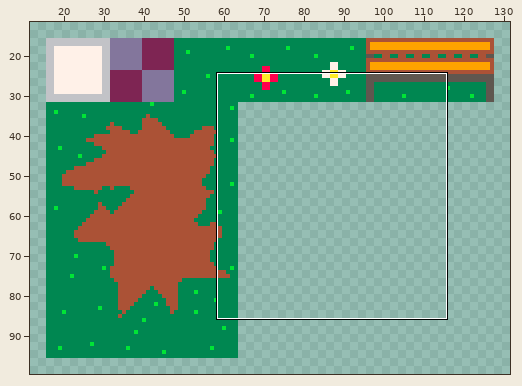
Sprite sheet, stored at Environment/Background/Background Tileset.png. The picture above shows the old version from afar; the outline marks the close-up.
Close-up. Before:
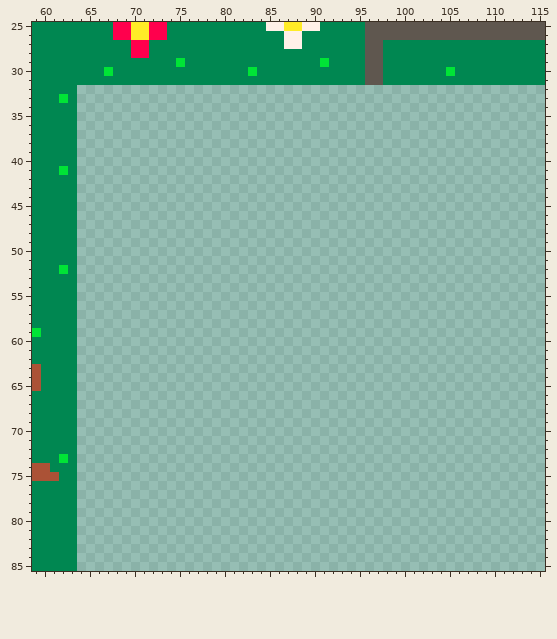
The file is 160x160 pixels. Shown: x 59..115, y 25..85. The wide view leaves out empty margins.
New version:
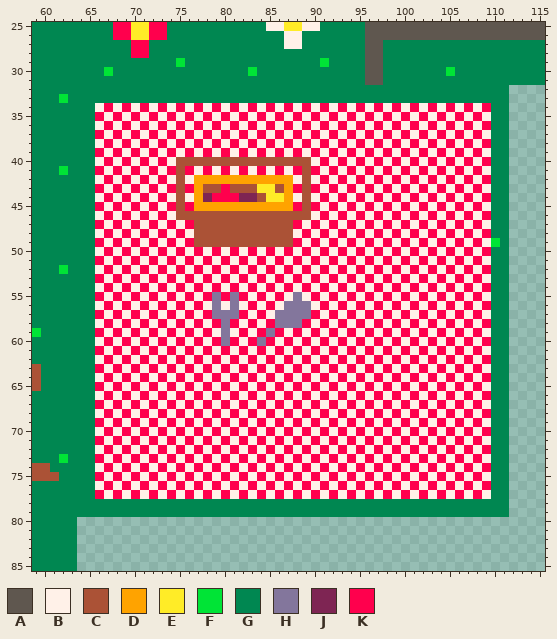
Palette (. is transparent): A #5f574f  B #fff1e8  C #ab5236  D #ffa300  E #ffec27  F #00e436  G #008751  H #83769c  J #7e2553  K #ff004d
The exact change:
@@ x 59..115 @@
 31 GGGGGGGGGGGGGGGGGGGGGGGGGGGGGGGGGGGGGAAGGGGGGGGGGGGGGGGGG
-32 GGGGG....................................................
-33 GGGFG....................................................
-34 GGGGG....................................................
-35 GGGGG....................................................
-36 GGGGG....................................................
-37 GGGGG....................................................
-38 GGGGG....................................................
-39 GGGGG....................................................
-40 GGGGG....................................................
-41 GGGFG....................................................
-42 GGGGG....................................................
-43 GGGGG....................................................
-44 GGGGG....................................................
-45 GGGGG....................................................
-46 GGGGG....................................................
-47 GGGGG....................................................
-48 GGGGG....................................................
-49 GGGGG....................................................
-50 GGGGG....................................................
-51 GGGGG....................................................
-52 GGGFG....................................................
-53 GGGGG....................................................
-54 GGGGG....................................................
-55 GGGGG....................................................
-56 GGGGG....................................................
-57 GGGGG....................................................
-58 GGGGG....................................................
-59 FGGGG....................................................
-60 GGGGG....................................................
-61 GGGGG....................................................
-62 GGGGG....................................................
-63 CGGGG....................................................
-64 CGGGG....................................................
-65 CGGGG....................................................
-66 GGGGG....................................................
-67 GGGGG....................................................
-68 GGGGG....................................................
-69 GGGGG....................................................
-70 GGGGG....................................................
-71 GGGGG....................................................
-72 GGGGG....................................................
-73 GGGFG....................................................
-74 CCGGG....................................................
-75 CCCGG....................................................
-76 GGGGG....................................................
-77 GGGGG....................................................
-78 GGGGG....................................................
-79 GGGGG....................................................
+32 GGGGGGGGGGGGGGGGGGGGGGGGGGGGGGGGGGGGGGGGGGGGGGGGGGGGG....
+33 GGGFGGGGGGGGGGGGGGGGGGGGGGGGGGGGGGGGGGGGGGGGGGGGGGGGG....
+34 GGGGGGGBKBKBKBKBKBKBKBKBKBKBKBKBKBKBKBKBKBKBKBKBKBKGG....
+35 GGGGGGGKBKBKBKBKBKBKBKBKBKBKBKBKBKBKBKBKBKBKBKBKBKBGG....
+36 GGGGGGGBKBKBKBKBKBKBKBKBKBKBKBKBKBKBKBKBKBKBKBKBKBKGG....
+37 GGGGGGGKBKBKBKBKBKBKBKBKBKBKBKBKBKBKBKBKBKBKBKBKBKBGG....
+38 GGGGGGGBKBKBKBKBKBKBKBKBKBKBKBKBKBKBKBKBKBKBKBKBKBKGG....
+39 GGGGGGGKBKBKBKBKBKBKBKBKBKBKBKBKBKBKBKBKBKBKBKBKBKBGG....
+40 GGGGGGGBKBKBKBKBCCCCCCCCCCCCCCCBKBKBKBKBKBKBKBKBKBKGG....
+41 GGGFGGGKBKBKBKBKCKBKBKBKBKBKBKCKBKBKBKBKBKBKBKBKBKBGG....
+42 GGGGGGGBKBKBKBKBCBDDDDDDDDDDDBCBKBKBKBKBKBKBKBKBKBKGG....
+43 GGGGGGGKBKBKBKBKCKDCCKCCCEECDKCKBKBKBKBKBKBKBKBKBKBGG....
+44 GGGGGGGBKBKBKBKBCBDJKKKJJCEEDBCBKBKBKBKBKBKBKBKBKBKGG....
+45 GGGGGGGKBKBKBKBKCKDDDDDDDDDDDKCKBKBKBKBKBKBKBKBKBKBGG....
+46 GGGGGGGBKBKBKBKBCCCCCCCCCCCCCCCBKBKBKBKBKBKBKBKBKBKGG....
+47 GGGGGGGKBKBKBKBKBKCCCCCCCCCCCKBKBKBKBKBKBKBKBKBKBKBGG....
+48 GGGGGGGBKBKBKBKBKBCCCCCCCCCCCBKBKBKBKBKBKBKBKBKBKBKGG....
+49 GGGGGGGKBKBKBKBKBKCCCCCCCCCCCKBKBKBKBKBKBKBKBKBKBKBFG....
+50 GGGGGGGBKBKBKBKBKBKBKBKBKBKBKBKBKBKBKBKBKBKBKBKBKBKGG....
+51 GGGGGGGKBKBKBKBKBKBKBKBKBKBKBKBKBKBKBKBKBKBKBKBKBKBGG....
+52 GGGFGGGBKBKBKBKBKBKBKBKBKBKBKBKBKBKBKBKBKBKBKBKBKBKGG....
+53 GGGGGGGKBKBKBKBKBKBKBKBKBKBKBKBKBKBKBKBKBKBKBKBKBKBGG....
+54 GGGGGGGBKBKBKBKBKBKBKBKBKBKBKBKBKBKBKBKBKBKBKBKBKBKGG....
+55 GGGGGGGKBKBKBKBKBKBKHKHKBKBKBHBKBKBKBKBKBKBKBKBKBKBGG....
+56 GGGGGGGBKBKBKBKBKBKBHBHBKBKBHHHBKBKBKBKBKBKBKBKBKBKGG....
+57 GGGGGGGKBKBKBKBKBKBKHHHKBKBHHHHKBKBKBKBKBKBKBKBKBKBGG....
+58 GGGGGGGBKBKBKBKBKBKBKHKBKBKHHHKBKBKBKBKBKBKBKBKBKBKGG....
+59 FGGGGGGKBKBKBKBKBKBKBHBKBKHKBKBKBKBKBKBKBKBKBKBKBKBGG....
+60 GGGGGGGBKBKBKBKBKBKBKHKBKHKBKBKBKBKBKBKBKBKBKBKBKBKGG....
+61 GGGGGGGKBKBKBKBKBKBKBKBKBKBKBKBKBKBKBKBKBKBKBKBKBKBGG....
+62 GGGGGGGBKBKBKBKBKBKBKBKBKBKBKBKBKBKBKBKBKBKBKBKBKBKGG....
+63 CGGGGGGKBKBKBKBKBKBKBKBKBKBKBKBKBKBKBKBKBKBKBKBKBKBGG....
+64 CGGGGGGBKBKBKBKBKBKBKBKBKBKBKBKBKBKBKBKBKBKBKBKBKBKGG....
+65 CGGGGGGKBKBKBKBKBKBKBKBKBKBKBKBKBKBKBKBKBKBKBKBKBKBGG....
+66 GGGGGGGBKBKBKBKBKBKBKBKBKBKBKBKBKBKBKBKBKBKBKBKBKBKGG....
+67 GGGGGGGKBKBKBKBKBKBKBKBKBKBKBKBKBKBKBKBKBKBKBKBKBKBGG....
+68 GGGGGGGBKBKBKBKBKBKBKBKBKBKBKBKBKBKBKBKBKBKBKBKBKBKGG....
+69 GGGGGGGKBKBKBKBKBKBKBKBKBKBKBKBKBKBKBKBKBKBKBKBKBKBGG....
+70 GGGGGGGBKBKBKBKBKBKBKBKBKBKBKBKBKBKBKBKBKBKBKBKBKBKGG....
+71 GGGGGGGKBKBKBKBKBKBKBKBKBKBKBKBKBKBKBKBKBKBKBKBKBKBGG....
+72 GGGGGGGBKBKBKBKBKBKBKBKBKBKBKBKBKBKBKBKBKBKBKBKBKBKGG....
+73 GGGFGGGKBKBKBKBKBKBKBKBKBKBKBKBKBKBKBKBKBKBKBKBKBKBGG....
+74 CCGGGGGBKBKBKBKBKBKBKBKBKBKBKBKBKBKBKBKBKBKBKBKBKBKGG....
+75 CCCGGGGKBKBKBKBKBKBKBKBKBKBKBKBKBKBKBKBKBKBKBKBKBKBGG....
+76 GGGGGGGBKBKBKBKBKBKBKBKBKBKBKBKBKBKBKBKBKBKBKBKBKBKGG....
+77 GGGGGGGKBKBKBKBKBKBKBKBKBKBKBKBKBKBKBKBKBKBKBKBKBKBGG....
+78 GGGGGGGGGGGGGGGGGGGGGGGGGGGGGGGGGGGGGGGGGGGGGGGGGGGGG....
+79 GGGGGGGGGGGGGGGGGGGGGGGGGGGGGGGGGGGGGGGGGGGGGGGGGGGGG....
 80 GGGGG....................................................
Boxes around the changes in both close-ups, in picture pixels (x1, y1, x2, y2):
added: (77, 85, 509, 517)
